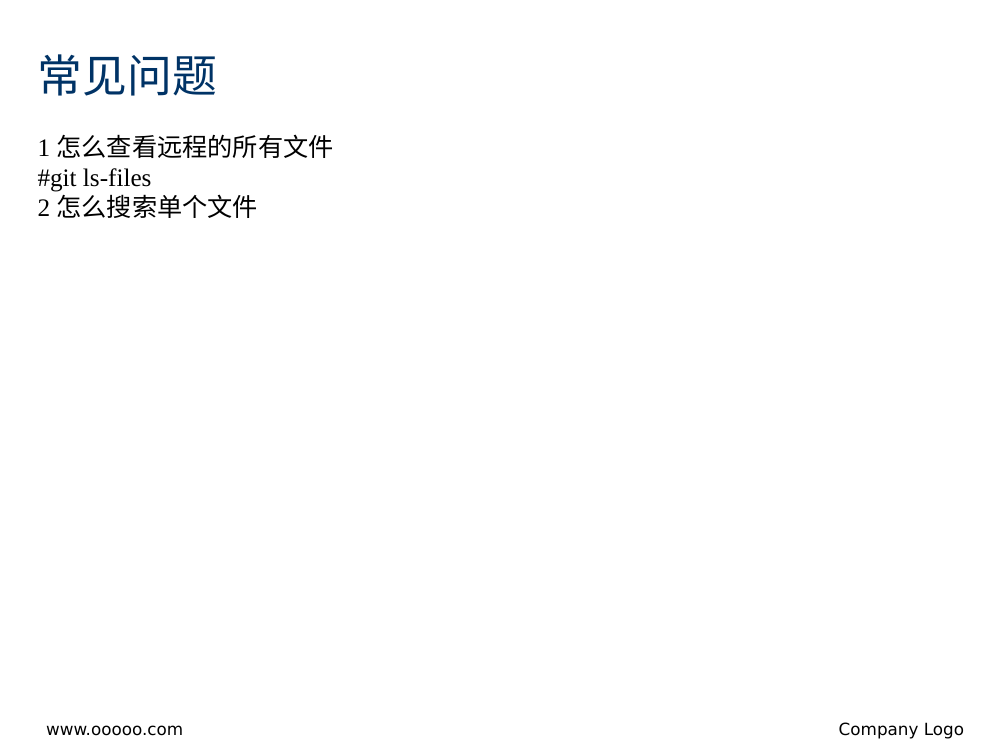
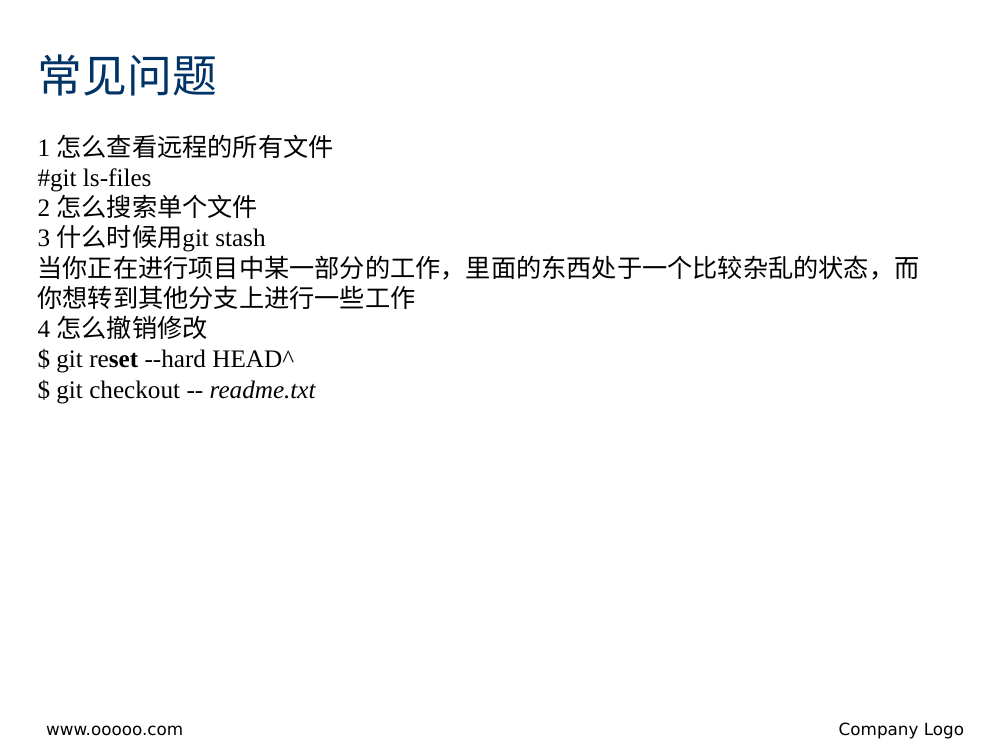
Before and after one commit to jinzhao-china/git.learning, a slide deck: slide 24 of Git Workflow.pptx (slide 21 before the commit). Drawn at 1008x756 pixels with LibreOffice and Linux fonts; fonts in the diff are those of the drawing; background and template pictures are left out. Boxes give left, top, right and bottom in pixels: in the first picture for what was removed or moved away, otherwise in the second. Text is boxed around its words. In the diff, an @@ line names an element or a change of style, - is before the commit and + after.

Commit message:
update ppt 1

```diff
--- a/Git Workflow.pptx
+++ b/Git Workflow.pptx
@@ text at <box>38,225,920,404</box>: paragraphs added @@
+3 什么时候用git stash
+当你正在进行项目中某一部分的工作，里面的东西处于一个比较杂乱的状态，而你想转到其他分支上进行一些工作
+4 怎么撤销修改
+$ git reset --hard HEAD^
+$ git checkout -- readme.txt
```
Also in this commit, not shown: 3 slides added.
